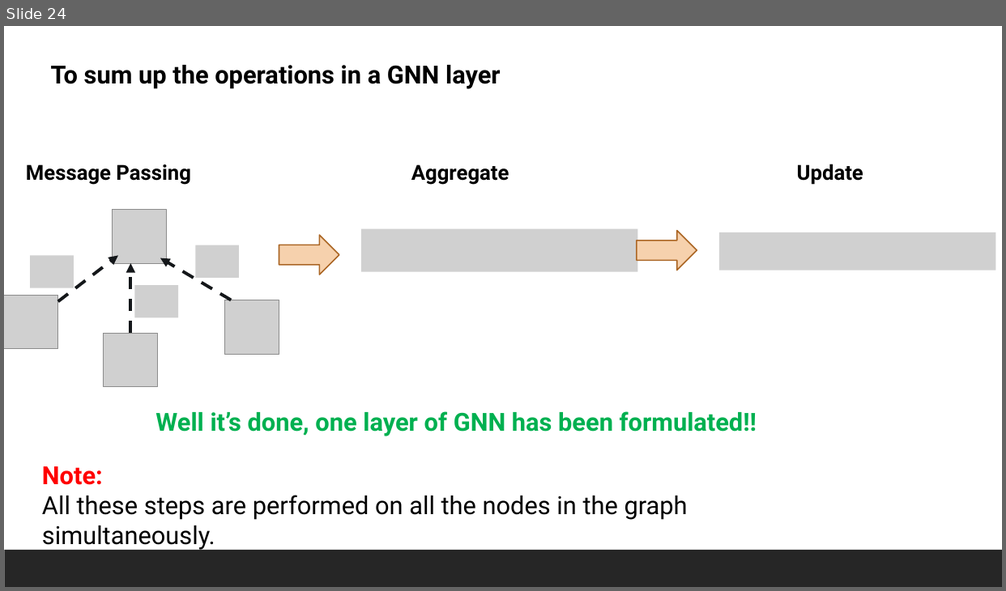
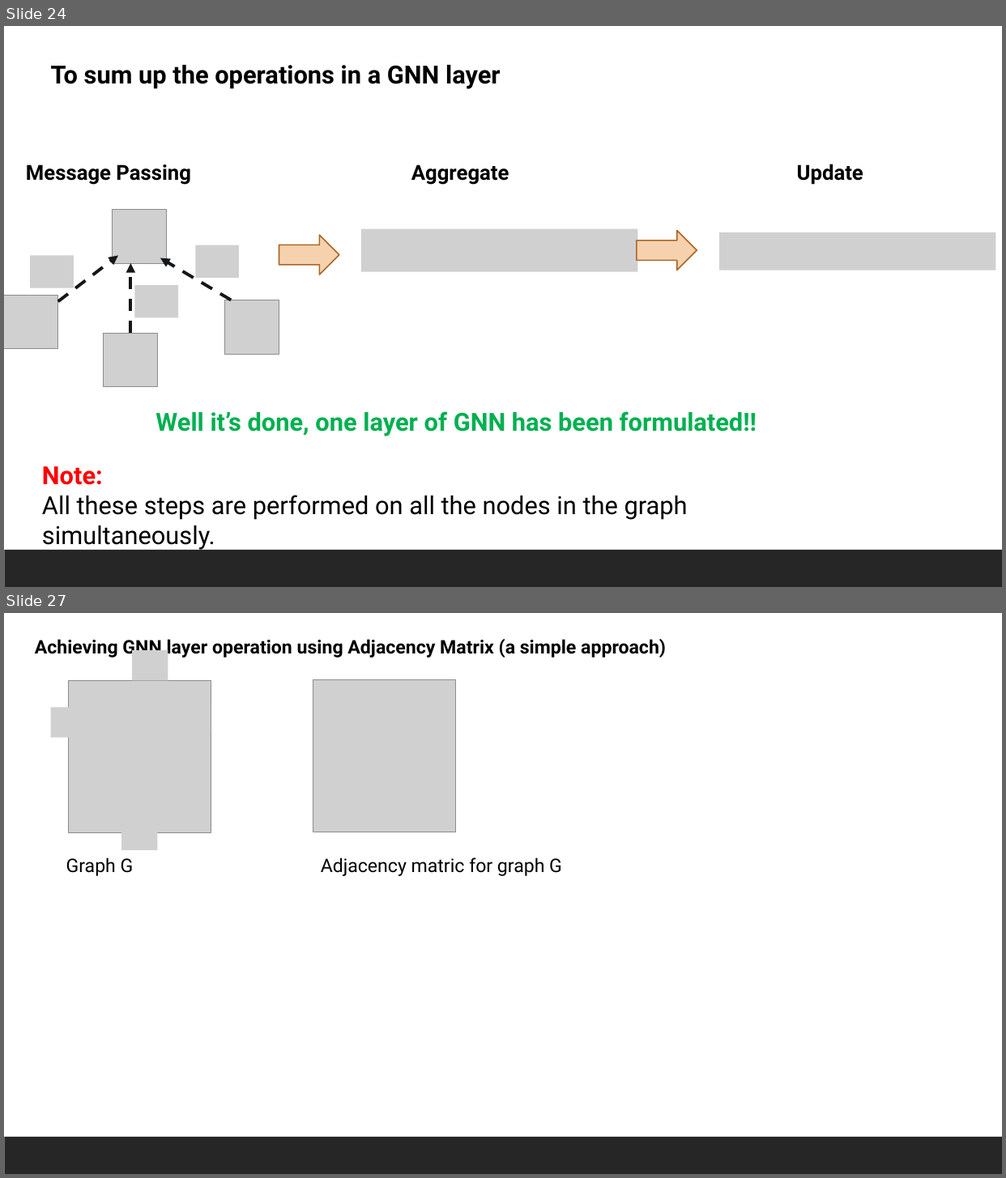
Before and after one commit to vmenan/gnn_workshop, a slide deck: Slides/Graph Neural Networks Theory and Application.pptx. Shown one above the other, each under a label of ours: slide 24 before the commit, slides 24 and 27 after it; the slides between them are not shown. The pictures are 1006x591 and 1006x1178 pixels, drawn with LibreOffice and Linux fonts; fonts in the diff are those of the drawing; grey boxes stand for pictures. Boxes give left, top, right and bottom in pixels: in the first picture for what was removed or moved away, otherwise in the second. Text is boxed around its words. In the diff, an @@ line names an element or a change of style, - is before the commit and + after.

```diff
--- a/Slides/Graph Neural Networks Theory and Application.pptx
+++ b/Slides/Graph Neural Networks Theory and Application.pptx
@@ slide 27 added at <box>4,613,1002,1174</box>, background #FFFFFF; not listed: 1 template element that a slide beside it also shows @@
@@ text added at <box>35,636,666,658</box>, 18 pt, text #000000, bold @@
+Achieving GNN layer operation using Adjacency Matrix (a simple approach)
@@ picture added at <box>132,650,168,680</box> @@
@@ picture added at <box>68,680,211,833</box> @@
@@ picture added at <box>313,679,455,832</box> @@
@@ picture added at <box>50,707,71,737</box> @@
@@ picture added at <box>175,704,211,734</box> @@
@@ picture added at <box>121,820,157,850</box> @@
@@ text added at <box>66,858,134,876</box>, 18 pt, text #000000 @@
+Graph G
@@ text added at <box>321,858,562,876</box>, 18 pt, text #000000 @@
+Adjacency matric for graph G
```
Also in this commit, not shown: 2 other slides added.
